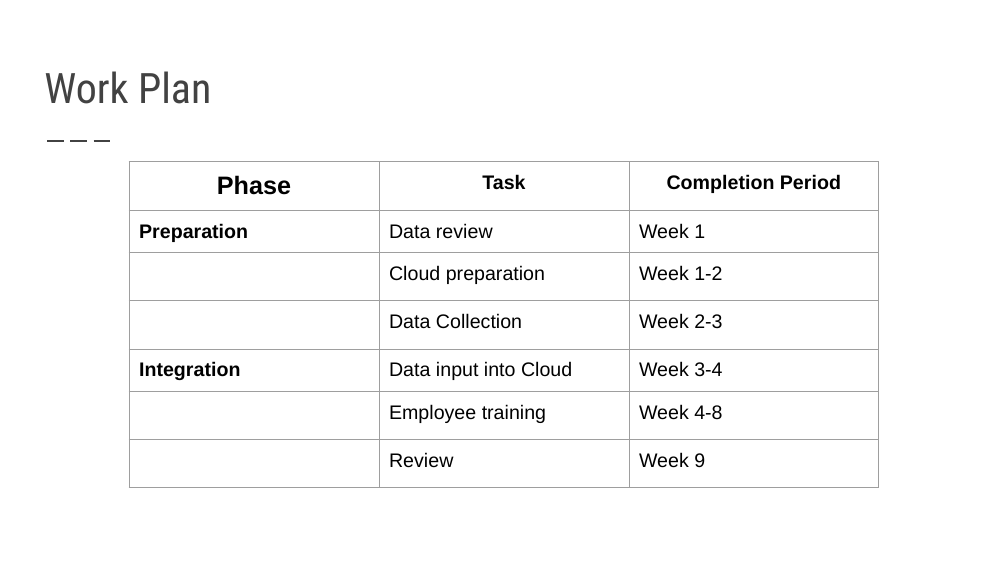
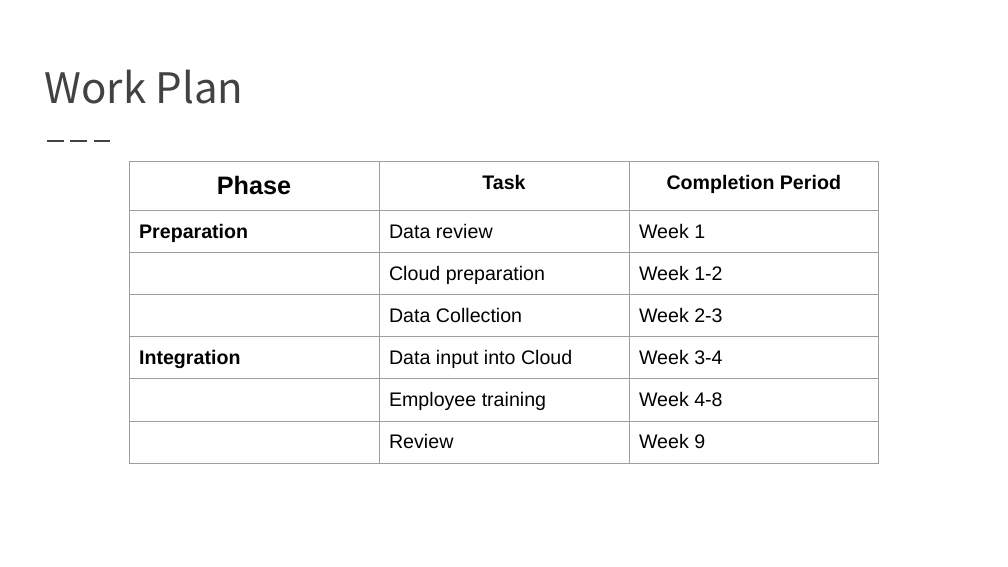
Before and after one commit to IS436TeamCloud/IS436TeamCloud, a slide deck: slide 10 of 436 - Deliverable 1 .pptx. Drawn at 1008x567 pixels with LibreOffice and Linux fonts; fonts in the diff are those of the drawing. Boxes give left, top, right and bottom in pixels: in the first picture for what was removed or moved away, otherwise in the second. Text is boxed around its words. In the diff, an @@ line names an element or a change of style, - is before the commit and + after.

```diff
--- a/436 - Deliverable 1 .pptx
+++ b/436 - Deliverable 1 .pptx
@@ title "Work Plan" at box(44, 69, 244, 104): font Roboto Condensed to Noto Sans CJK SC @@
@@ table: place and size @@
-table at box(129, 162, 879, 493)
+table at box(129, 162, 879, 475)
```
Also in this commit, not shown: 8 other slides changed.
